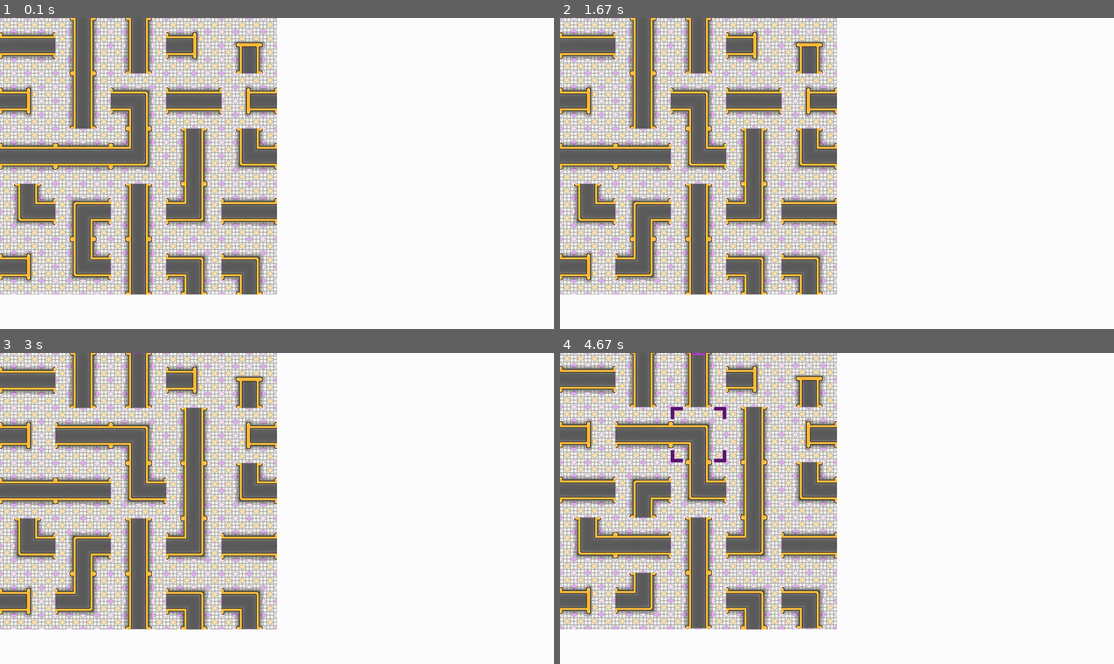
Above: before the commit, frames 1-4 (two rows, left to right).
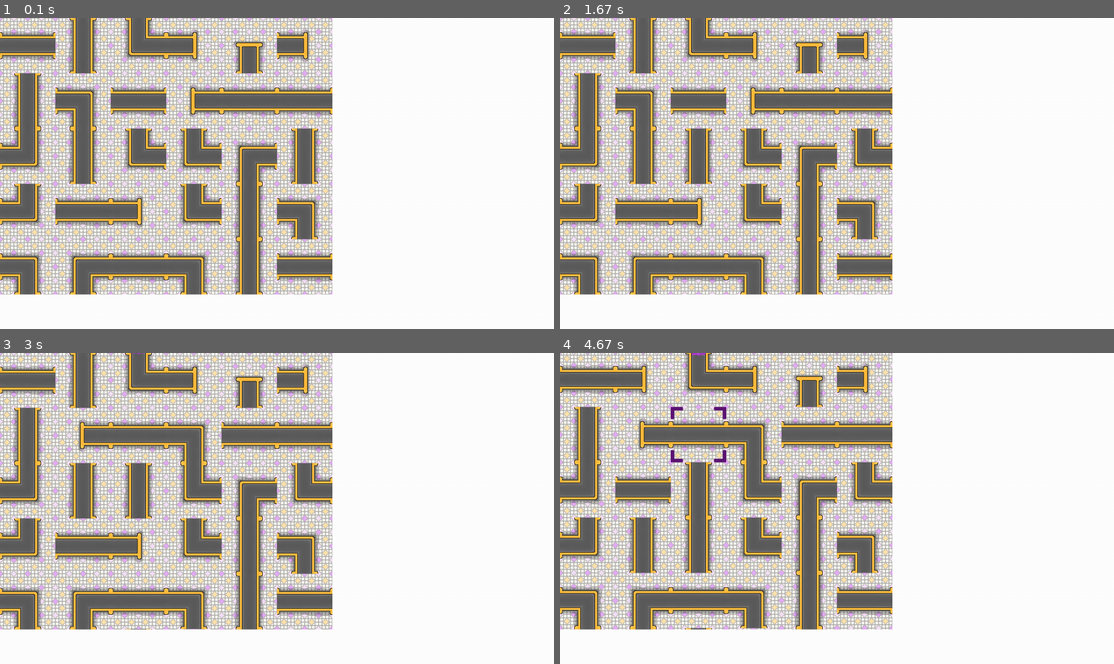
Above: after the commit, the same moments.

Repository: FinnStokes/endless-flow
Game: pygame game, started from src/main.py
Same seed, same stepped clock (60 frames per second), same inputs: the game is played once before the commit and once after it. The source is Python 2; it was converted automatically to run under Python 3.
Inputs (mouse positions are in pixels of both pictures, inside the frame that each line leads up to):
- Up to frame 1 (0.1 s): no input
- Up to frame 2 (1.67 s): click (837, 173) at 0.38 s; click (704, 176) at 0.72 s; click (665, 245) at 1.05 s; right-click (704, 111) at 1.38 s
- Up to frame 3 (3 s): click (77, 499) at 1.72 s; click (277, 545) at 2.05 s; click (199, 443) at 2.38 s; click (66, 440) at 2.72 s
- Up to frame 4 (4.67 s): click (654, 539) at 3.05 s; click (665, 468) at 3.38 s; click (670, 402) at 3.72 s; click (704, 561) at 4.05 s; click (715, 452) at 4.38 s

The runs differ from the first frame. In frame 1, 21% of the frame differs, in the area x 0-60%, y 0-89%; in frame 2, 22%; in frame 3, 22%; in frame 4, 22%.

Commit message:
Implemented continuous scrolling

Diff:
--- a/src/level.py
+++ b/src/level.py
@@ -239,7 +239,7 @@
             if self.mouseselect is not None:
                 self.mouseselect.dirty = True
             self.mouseselectold = self.mouseselect
-        for c in itertools.chain(*self.cells):
+        for c in itertools.chain(*self.cells[-2 * self.height:]):
             if c.dirty:
                 c.draw(self.surf)
         if self.mouseselect is not None:
@@ -263,19 +263,14 @@
                             if max(self.mouseselect.fill) == 0.0:
                                 x = self.mouseselect.x
                                 y = self.mouseselect.y
+                                rect = self.mouseselect.rect
                                 self.cells[y][x] = c
                                 self.cells[c.y][c.x] = self.mouseselect
-                                self.mouseselect.rect.topleft = (
-                                    c.x * TILESIZE,
-                                    c.y * TILESIZE,
-                                )
+                                self.mouseselect.rect = c.rect
                                 self.mouseselect.x = c.x
                                 self.mouseselect.y = c.y
                                 self.mouseselect.dirty = True
-                                c.rect.topleft = (
-                                    x * TILESIZE,
-                                    y * TILESIZE,
-                                )
+                                c.rect = rect
                                 c.x = x
                                 c.y = y
                                 c.dirty = True
@@ -287,10 +282,28 @@
     def update(self, dt):
         flow = (self.rate + dt * self.growth / 2.0) * dt
         self.scroll += dt * (self.rate + dt * self.growth / 2.0) / 4.0
+        if self.scroll > self.rect.height:
+            for row in self.cells[-self.height:]:
+                for cell in row:
+                    cell.rect.top -= self.height * TILESIZE
+                    cell.dirty = True
+            tiles = [[self.random_tile()
+                      for x in range(self.width)]
+                     for dy in range(self.height)]
+            self.cells = (self.cells +
+                          [[Cell(tiles[dy][x],
+                                 random.choice(tiles[dy][x].orientations),
+                                 pygame.Rect((x * TILESIZE,
+                                              (self.height + dy) * TILESIZE),
+                                             (TILESIZE, TILESIZE)),
+                                 self, x, len(self.cells) + dy)
+                            for x in range(self.width)]
+                           for dy in range(self.height)])
+            self.scroll -= self.rect.height
         self.rect.top = self.scroll
         self.rate += self.growth * dt
         if self.cells[0][2].flow(Tile.TOP, flow) > 0.0:
-            self.failed = True
+           self.failed = True
         if self.mouseselect is not None and max(self.mouseselect.fill) > 0.0:
             self.mouseselect = None
 
@@ -301,7 +314,7 @@
             else:
                 return None, None
         elif direction == Tile.BOTTOM:
-            if cell.y + 1 < self.height:
+            if cell.y + 1 < len(self.cells):
                 return Tile.TOP, self.cells[cell.y + 1][cell.x]
             else:
                 return None, None
--- a/src/main.py
+++ b/src/main.py
@@ -36,7 +36,7 @@
     frames = 0
     show_fps = False
 
-    l = level.Level(5, 5)
+    l = level.Level(6, 5)
 
     while not quit:
         dt = clock.tick(200) / 1000.0
